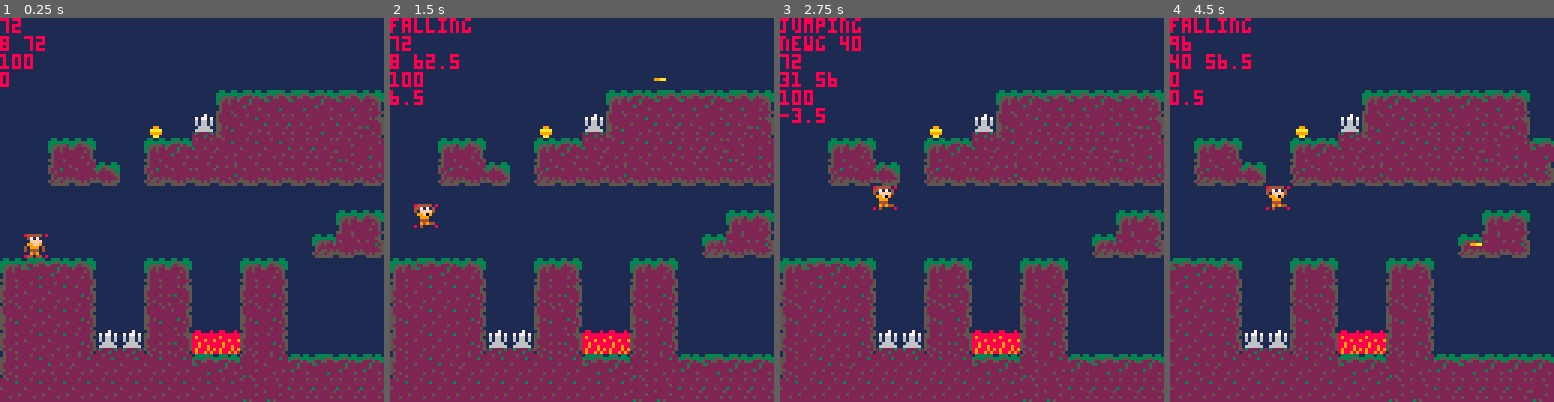
Above: before the commit, frames 1-4 (left to right).
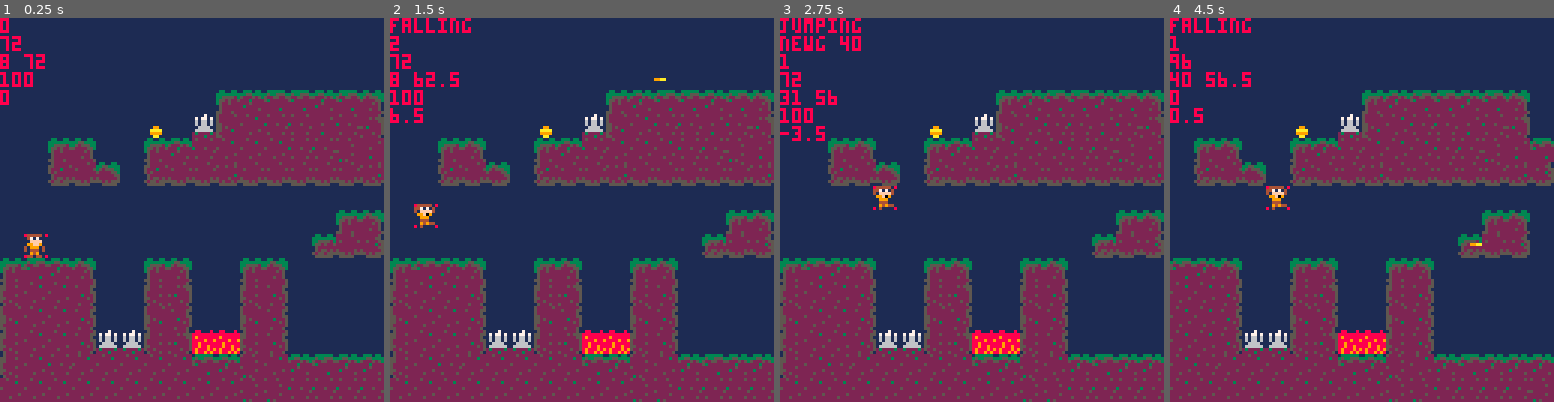
Above: after the commit, the same moments.

Repository: RicoP/picowiese
Game: PICO-8 cartridge mmm.p8
Two runs of this game, one before a commit and one after it. Both use one fixed random seed, a clock stepped at 60 frames per second and the inputs below.
Inputs:
- Up to frame 1 (0.25 s): no input
- Up to frame 2 (1.5 s): tap X (X key) at 0.33, 1.07 s; tap O (Z key) at 0.7 s
- Up to frame 3 (2.75 s): hold Right 1.6-2.1 s; tap O (Z key) at 1.7, 2.1, 2.5 s; tap X (X key) at 1.85 s; hold Up 2.15-2.42 s; hold Right from 2.47 s (still down)
- Up to frame 4 (4.5 s): tap O (Z key) every 0.4 s from 2.9 to 4.1 s; tap X (X key) at 2.97, 4.08 s; release Right at 3.03 s; hold Left 3.08-3.58 s; hold Down 3.63-3.97 s; hold Right from 4.02 s (still down)

The runs differ from the first frame. In frame 1, 0.8% of the frame differs, in the area x 0-12%, y 0-23%; in frame 2, 1.0%; in frame 3, 1.0%, in the area x 0-15%, y 9-33%; in frame 4, 0.9%.

Commit message:
remove melons that are to far outside

Diff:
--- a/mmm.p8
+++ b/mmm.p8
@@ -113,8 +113,11 @@
  end
 
  --melon logic
- for i,melon in pairs(melons) do
-  melon.x += melon.direction * melon_speed
+ for m in all(melons) do
+  m.x += m.direction * melon_speed
+  if abs(p.x - m.x) > 256 then
+   del(melons,m)
+  end
  end
 
  --item logic
@@ -134,6 +137,7 @@
   end
  end
 
+ print(#melons)
  print(p.groundlevel)
  print(p.x .. " " .. p.y)
  print(p.health)
